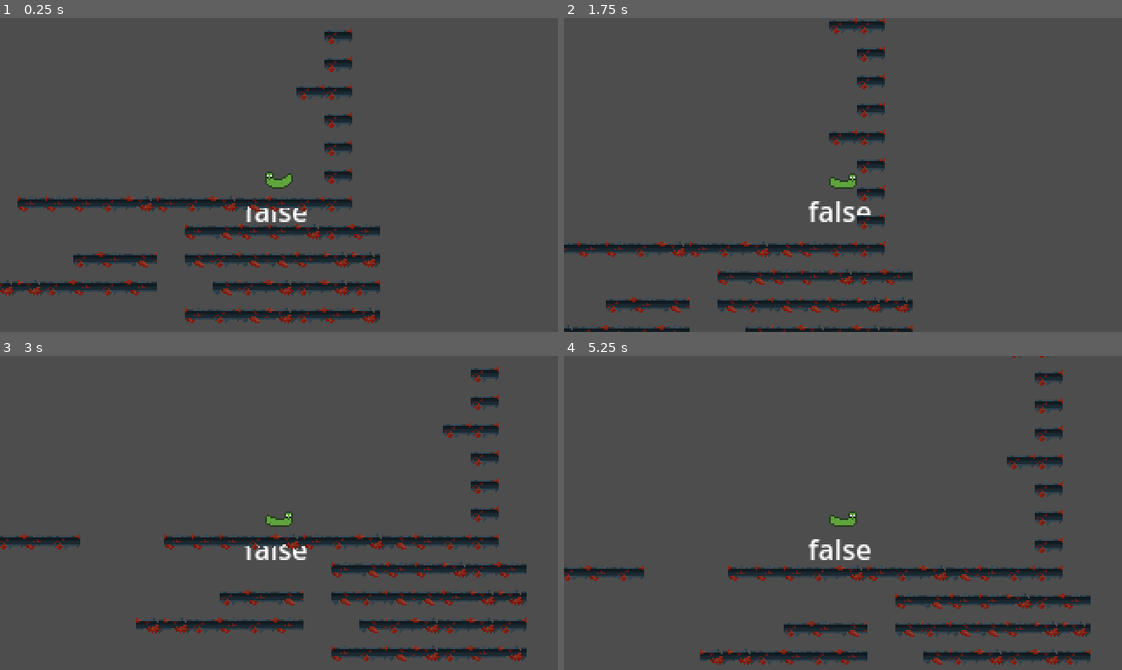
Above: before the commit, frames 1-4 (two rows, left to right).
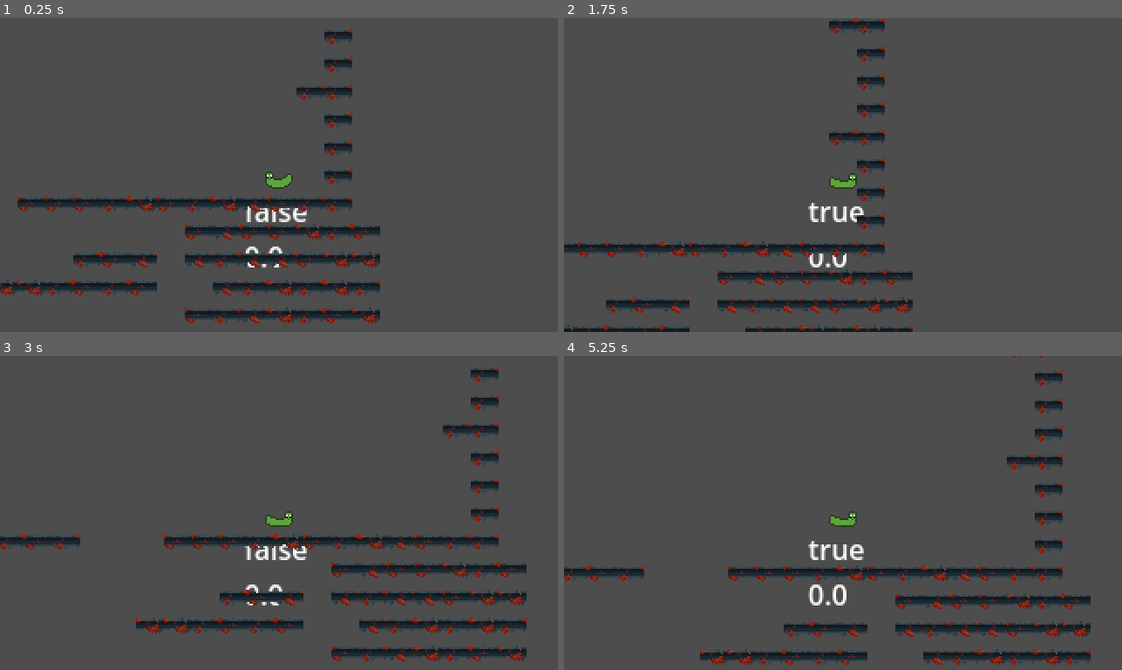
Above: after the commit, the same moments.

Repository: danz-27/Gurggupeli
Game: Godot game, scene res://scenes/main.tscn
Two runs of this game, one before a commit and one after it. Both use one fixed random seed, a clock stepped at 60 frames per second and the inputs below.
Inputs:
- Up to frame 1 (0.25 s): no input
- Up to frame 2 (1.75 s): tap Enter at 0.5 s; hold Space (jump) 0.53-1.28 s; hold D (move_right) from 0.53 s (still down); tap Shift (dash) at 0.6, 1.55 s; tap Space (jump) at 1.35, 1.52 s
- Up to frame 3 (3 s): tap Space (jump) at 1.82 s; release D (move_right) at 2.03 s; hold A (move_left) 2.03-2.78 s; hold Space (jump) 2.03-2.78 s; tap Shift (dash) at 2.1, 2.85 s; hold D (move_right) from 2.78 s (still down)
- Up to frame 4 (5.25 s): tap Space (jump) at 3.02, 3.32, 4.52, 4.82 s; hold Space (jump) 3.53-4.28 s; release D (move_right) at 4.28 s; hold A (move_left) 4.28-5.03 s; tap Shift (dash) at 4.35, 5.1 s; hold D (move_right) from 5.03 s (still down); hold Space (jump) from 5.03 s (still down)

The runs differ from the first frame. In frame 1, 0.1% of the frame differs, in the area x 44-51%, y 72-80%; in frame 2, 0.5%; in frame 3, 0.1%; in frame 4, 0.6%, in the area x 43-55%, y 58-80%.

Commit message:
chatgpt fixas koodin (jump buffering toimii nyt oikeesti)

Diff:
--- a/gurggupeli/player/scripts/player.gd
+++ b/gurggupeli/player/scripts/player.gd
@@ -8,8 +8,12 @@
 var dash_count := 1
 var dash_direction := Vector2.ZERO
 var jump_buffer := false
-var jump_buffer_time := 0.1
+var jump_buffer_time := 0.5
 var max_fall_speed := 300
+
+# Track jump hold
+var jump_held := false
+var jump_hold_time := 0.0
 
 @onready var dash_duration := $DashTimer
 @onready var coyote_time_duration := $CoyoteTimer
@@ -19,23 +23,29 @@
 func _ready() -> void:
 	pass
 
-func _physics_process(_delta: float) -> void:
 
-	#handle player jump
+func _physics_process(delta: float) -> void:
+	# Track jump hold time
+	if jump_held:
+		jump_hold_time += delta
+
+	# Handle player jump press
 	if Input.is_action_just_pressed("jump"):
+		jump_held = true
+		jump_hold_time = 0.0
+
 		if can_jump:
 			jump()
 		else:
 			jump_buffer = true
 			jump_buffer_duration.start(jump_buffer_time)
 
-	if can_jump == false && is_on_floor():
+	if can_jump == false and is_on_floor():
 		can_jump = true
 
-	#begin coyote time
-	if (is_on_floor() == false) && can_jump && coyote_time_duration.is_stopped():
+	# Begin coyote time
+	if not is_on_floor() and can_jump and coyote_time_duration.is_stopped():
 		coyote_time_duration.start(0.1)
-
 
 	if is_on_floor():
 		dash_count = 1
@@ -47,58 +57,67 @@
 	if velocity.y > max_fall_speed:
 		velocity.y = max_fall_speed
 
-	#handle player movement
+	# Movement
 	var player_direction: Vector2 = Input.get_vector("move_left", "move_right", "move_up", "move_down").normalized()
 	if is_dashing():
 		velocity = dash_direction * dash_speed
 	else:
-		if !is_on_floor():
+		if not is_on_floor():
 			velocity.y += gravity
 
 		velocity.x *= 0.75
-		if velocity.x < 0.1:
+		if abs(velocity.x) < 0.1:
 			velocity.x = 0
 
 		if player_direction.x != 0:
 			velocity.x = player_direction.x * move_speed
 
-		# begin dash
-		if Input.is_action_just_pressed("dash") && dash_count > 0 && player_direction != Vector2.ZERO:
+		# Dash
+		if Input.is_action_just_pressed("dash") and dash_count > 0 and player_direction != Vector2.ZERO:
 			dash_count -= 1
 			dash_direction = player_direction
-
 			dash_duration.start(0.3)
 			velocity = dash_direction * dash_speed
 
-
 	draw_debug_text()
-
 	set_player_flip_h()
 	animate_player()
 	move_and_slide()
 
+
 func draw_debug_text() -> void:
-	$Label.text = str(jump_buffer)
+	$Label.text = str(jump_buffer, "\n", velocity.y)
+	print(velocity.y)
 
 func jump() -> void:
 	velocity.y = jump_speed
 	can_jump = false
 
+	# If jump button was already released before jump started → short hop immediately
+	if not Input.is_action_pressed("jump"):
+		velocity.y *= 0.4
+
+
 func on_jump_buffer_timeout() -> void:
 	jump_buffer = false
+
 
 func on_coyote_timer_timeout() -> void:
 	can_jump = false
 
 
-#varied jump height
 func _input(event):
+	# Detect release at any time
 	if event.is_action_released("jump"):
+		jump_held = false
+		# If in the air and still moving upward → apply short hop cut
 		if velocity.y < 0.0:
 			velocity.y *= 0.2
 
+
 func is_dashing() -> bool:
-	return !dash_duration.is_stopped()
+	return not dash_duration.is_stopped()
+
 
 func on_dash_timer_timeout() -> void:
 	velocity = Vector2.ZERO
--- a/gurggupeli/scenes/player.tscn
+++ b/gurggupeli/scenes/player.tscn
@@ -26,6 +26,21 @@
 "transitions": PackedFloat32Array(1),
 "update": 1,
 "values": [Vector2i(1, 1)]
+}
+
+[sub_resource type="Animation" id="Animation_qlg0r"]
+resource_name = "dash"
+tracks/0/type = "value"
+tracks/0/imported = false
+tracks/0/enabled = true
+tracks/0/path = NodePath("Gurggu:frame_coords")
+tracks/0/interp = 1
+tracks/0/loop_wrap = true
+tracks/0/keys = {
+"times": PackedFloat32Array(),
+"transitions": PackedFloat32Array(),
+"update": 1,
+"values": []
 }
 
 [sub_resource type="Animation" id="Animation_qhqgy"]
@@ -110,21 +125,6 @@
 "values": [Vector2i(0, 1), Vector2i(1, 1), Vector2i(2, 1), Vector2i(3, 1), Vector2i(4, 1), Vector2i(5, 1), Vector2i(6, 1)]
 }
 
-[sub_resource type="Animation" id="Animation_qlg0r"]
-resource_name = "dash"
-tracks/0/type = "value"
-tracks/0/imported = false
-tracks/0/enabled = true
-tracks/0/path = NodePath("Gurggu:frame_coords")
-tracks/0/interp = 1
-tracks/0/loop_wrap = true
-tracks/0/keys = {
-"times": PackedFloat32Array(),
-"transitions": PackedFloat32Array(),
-"update": 1,
-"values": []
-}
-
 [sub_resource type="AnimationLibrary" id="AnimationLibrary_762f5"]
 _data = {
 &"RESET": SubResource("Animation_jxylt"),
